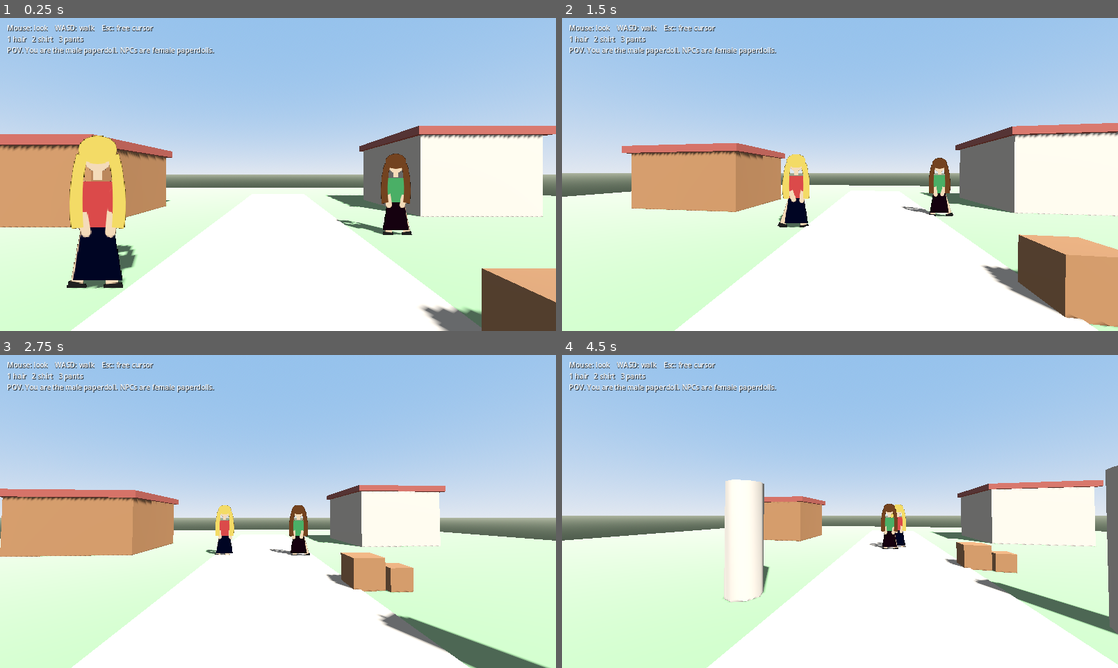
Above: before the commit, frames 1-4 (two rows, left to right).
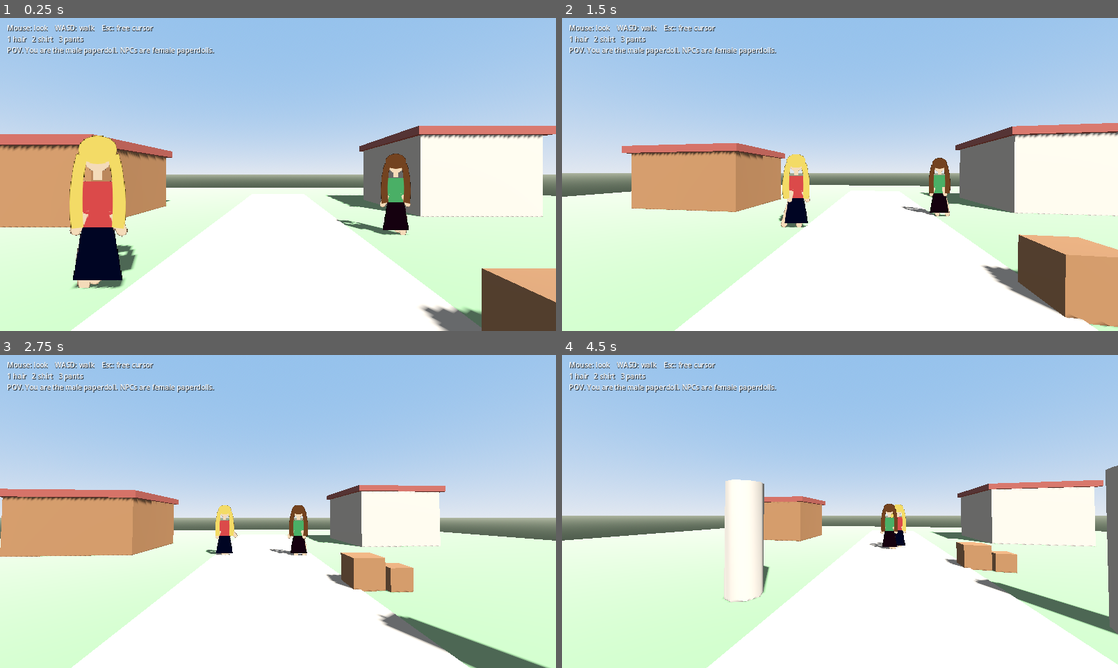
Above: after the commit, the same moments.

Repository: Fred4R/paperdoll-25d
Game: Godot game, scene res://scenes/main.tscn
Two runs of this game, one before a commit and one after it. Both use one fixed random seed, a clock stepped at 60 frames per second and the inputs below.
Inputs (mouse positions are in pixels of both pictures, inside the frame that each line leads up to):
- Up to frame 1 (0.25 s): no input
- Up to frame 2 (1.5 s): move the mouse to (867, 174) at 0.52 s; hold W (move_forward) from 0.53 s (still down); tap 1 (cycle_hair) at 0.6 s; move the mouse to (812, 174) at 1.27 s; tap 3 (cycle_pants) at 1.35 s
- Up to frame 3 (2.75 s): keep holding W (move_forward); move the mouse to (289, 505) at 2.02 s; tap 2 (cycle_shirt) at 2.1 s
- Up to frame 4 (4.5 s): keep holding W (move_forward); move the mouse to (834, 517) at 2.77 s; tap 1 (cycle_hair) at 2.85 s; move the mouse to (878, 514) at 3.52 s; tap 3 (cycle_pants) at 3.6 s; move the mouse to (795, 508) at 4.27 s; tap 2 (cycle_shirt) at 4.35 s

The runs differ from the first frame. In frame 1, 0.7% of the frame differs, in the area x 12-75%, y 56-87%; in frame 2, 0.2%; in frame 3, 0.1%; in frame 4, less than 0.1%.

Commit message:
Bend knees and elbows on the walk cycle

Diff:
--- a/scenes/paperdoll.tscn
+++ b/scenes/paperdoll.tscn
@@ -18,37 +18,79 @@
 [node name="LegL" type="Node2D" parent="."]
 position = Vector2(53, 112)
 
-[node name="Skin" type="Sprite2D" parent="LegL"]
+[node name="Thigh" type="Sprite2D" parent="LegL"]
 centered = false
 offset = Vector2(-9, 0)
 texture = ExtResource("3_leg")
+region_enabled = true
+region_rect = Rect2(0, 0, 18, 34)
 
-[node name="Cloth" type="Sprite2D" parent="LegL"]
+[node name="ThighCloth" type="Sprite2D" parent="LegL"]
 centered = false
 offset = Vector2(-11, 0)
 texture = ExtResource("4_pant")
+region_enabled = true
+region_rect = Rect2(0, 0, 22, 32)
 
-[node name="Shoe" type="Sprite2D" parent="LegL"]
+[node name="Knee" type="Node2D" parent="LegL"]
+position = Vector2(0, 34)
+
+[node name="Shin" type="Sprite2D" parent="LegL/Knee"]
 centered = false
-offset = Vector2(-11, 58)
+offset = Vector2(-9, 0)
+texture = ExtResource("3_leg")
+region_enabled = true
+region_rect = Rect2(0, 34, 18, 34)
+
+[node name="ShinCloth" type="Sprite2D" parent="LegL/Knee"]
+centered = false
+offset = Vector2(-11, 0)
+texture = ExtResource("4_pant")
+region_enabled = true
+region_rect = Rect2(0, 32, 22, 32)
+
+[node name="Shoe" type="Sprite2D" parent="LegL/Knee"]
+centered = false
+offset = Vector2(-11, 28)
 texture = ExtResource("5_shoe")
 
 [node name="LegR" type="Node2D" parent="."]
 position = Vector2(75, 112)
 
-[node name="Skin" type="Sprite2D" parent="LegR"]
+[node name="Thigh" type="Sprite2D" parent="LegR"]
 centered = false
 offset = Vector2(-9, 0)
 texture = ExtResource("3_leg")
+region_enabled = true
+region_rect = Rect2(0, 0, 18, 34)
 
-[node name="Cloth" type="Sprite2D" parent="LegR"]
+[node name="ThighCloth" type="Sprite2D" parent="LegR"]
 centered = false
 offset = Vector2(-11, 0)
 texture = ExtResource("4_pant")
+region_enabled = true
+region_rect = Rect2(0, 0, 22, 32)
 
-[node name="Shoe" type="Sprite2D" parent="LegR"]
+[node name="Knee" type="Node2D" parent="LegR"]
+position = Vector2(0, 34)
+
+[node name="Shin" type="Sprite2D" parent="LegR/Knee"]
 centered = false
-offset = Vector2(-11, 58)
+offset = Vector2(-9, 0)
+texture = ExtResource("3_leg")
+region_enabled = true
+region_rect = Rect2(0, 34, 18, 34)
+
+[node name="ShinCloth" type="Sprite2D" parent="LegR/Knee"]
+centered = false
+offset = Vector2(-11, 0)
+texture = ExtResource("4_pant")
+region_enabled = true
+region_rect = Rect2(0, 32, 22, 32)
+
+[node name="Shoe" type="Sprite2D" parent="LegR/Knee"]
+centered = false
+offset = Vector2(-11, 28)
 texture = ExtResource("5_shoe")
 
 [node name="Body" type="Sprite2D" parent="."]
@@ -67,28 +109,54 @@
 [node name="ArmL" type="Node2D" parent="."]
 position = Vector2(42, 64)
 
-[node name="Skin" type="Sprite2D" parent="ArmL"]
+[node name="Upper" type="Sprite2D" parent="ArmL"]
 centered = false
 offset = Vector2(-9, 0)
 texture = ExtResource("8_arm")
+region_enabled = true
+region_rect = Rect2(0, 0, 18, 31)
 
 [node name="Sleeve" type="Sprite2D" parent="ArmL"]
 centered = false
 offset = Vector2(-10, 0)
 texture = ExtResource("9_sleeve")
 
+[node name="Elbow" type="Node2D" parent="ArmL"]
+position = Vector2(0, 31)
+rotation = 0.52
+
+[node name="Forearm" type="Sprite2D" parent="ArmL/Elbow"]
+centered = false
+offset = Vector2(-9, 0)
+texture = ExtResource("8_arm")
+region_enabled = true
+region_rect = Rect2(0, 31, 18, 31)
+
 [node name="ArmR" type="Node2D" parent="."]
 position = Vector2(86, 64)
 
-[node name="Skin" type="Sprite2D" parent="ArmR"]
+[node name="Upper" type="Sprite2D" parent="ArmR"]
 centered = false
 offset = Vector2(-9, 0)
 texture = ExtResource("8_arm")
+region_enabled = true
+region_rect = Rect2(0, 0, 18, 31)
 
 [node name="Sleeve" type="Sprite2D" parent="ArmR"]
 centered = false
 offset = Vector2(-10, 0)
 texture = ExtResource("9_sleeve")
+
+[node name="Elbow" type="Node2D" parent="ArmR"]
+position = Vector2(0, 31)
+rotation = -0.52
+
+[node name="Forearm" type="Sprite2D" parent="ArmR/Elbow"]
+centered = false
+offset = Vector2(-9, 0)
+texture = ExtResource("8_arm")
+region_enabled = true
+region_rect = Rect2(0, 31, 18, 31)
 
 [node name="Eyes" type="Sprite2D" parent="."]
 position = Vector2(64, 96)
--- a/scripts/paperdoll.gd
+++ b/scripts/paperdoll.gd
@@ -1,13 +1,20 @@
 extends Node2D
-## Limb pivots. Gait timing from healthy-adult ranges, not a clinical model.
-## Stride 1.68–1.72 m and stance about 60% of the cycle in healthy adults.
+## Limb pivots. Stride 1.68–1.72 m and stance about 60% of the cycle in healthy adults.
 ## Arms swing opposite the same-side leg (Collins, Adamczyk & Kuo 2009).
+## Knee: small bend after heel contact, near extension in midstance, about 60° in swing.
+## Elbows stay bent, about 30–42°, instead of locking straight.
 
 const STRIDE_M := 1.7
 const STANCE := 0.6
 const LEG_FWD := 0.35
 const LEG_BACK := -0.2
 const ARM_SWING := 0.38
+const KNEE_HEEL := 0.05
+const KNEE_LOAD := 0.31
+const KNEE_MID := 0.09
+const KNEE_PRE := 0.70
+const KNEE_SWING := 1.05
+const ELBOW_REST := 0.52
 
 const HAIR_MALE := [
 	"res://assets/paperdoll/hair_short.svg",
@@ -48,6 +55,10 @@
 @onready var leg_r: Node2D = $LegR
 @onready var arm_l: Node2D = $ArmL
 @onready var arm_r: Node2D = $ArmR
+@onready var knee_l: Node2D = $LegL/Knee
+@onready var knee_r: Node2D = $LegR/Knee
+@onready var elbow_l: Node2D = $ArmL/Elbow
+@onready var elbow_r: Node2D = $ArmR/Elbow
 
 var female := false
 var hair_i := 0
@@ -82,23 +93,52 @@
 	if speed_mps > 0.2:
 		freq = speed_mps / STRIDE_M
 	_phase = fposmod(_phase + freq * delta, 1.0)
+	var blend := minf(1.0, 8.0 * delta)
 	if freq <= 0.0:
-		for pivot in [leg_l, leg_r, arm_l, arm_r]:
-			if pivot:
-				pivot.rotation = lerpf(pivot.rotation, 0.0, minf(1.0, 8.0 * delta))
+		_swing(leg_l, lerpf(leg_l.rotation, 0.0, blend))
+		_swing(leg_r, lerpf(leg_r.rotation, 0.0, blend))
+		_swing(arm_l, lerpf(arm_l.rotation, 0.0, blend))
+		_swing(arm_r, lerpf(arm_r.rotation, 0.0, blend))
+		_swing(knee_l, lerpf(knee_l.rotation, -KNEE_HEEL, blend))
+		_swing(knee_r, lerpf(knee_r.rotation, KNEE_HEEL, blend))
+		_swing(elbow_l, lerpf(elbow_l.rotation, ELBOW_REST, blend))
+		_swing(elbow_r, lerpf(elbow_r.rotation, -ELBOW_REST, blend))
 		return
-	var left := _leg_angle(_phase)
-	var right := _leg_angle(fposmod(_phase + 0.5, 1.0))
+	var left_phase := _phase
+	var right_phase := fposmod(_phase + 0.5, 1.0)
+	var left := _leg_angle(left_phase)
+	var right := _leg_angle(right_phase)
 	_swing(leg_l, left)
 	_swing(leg_r, right)
 	_swing(arm_l, -left * (ARM_SWING / LEG_FWD))
 	_swing(arm_r, -right * (ARM_SWING / LEG_FWD))
+	_swing(knee_l, -_knee_flex(left_phase))
+	_swing(knee_r, _knee_flex(right_phase))
+	_swing(elbow_l, _elbow_flex(right_phase))
+	_swing(elbow_r, -_elbow_flex(left_phase))
 
 func _leg_angle(phase: float) -> float:
 	if phase < STANCE:
 		return lerpf(LEG_FWD, LEG_BACK, phase / STANCE)
 	return lerpf(LEG_BACK, LEG_FWD, (phase - STANCE) / (1.0 - STANCE))
 
+func _knee_flex(phase: float) -> float:
+	if phase < 0.12:
+		return lerpf(KNEE_HEEL, KNEE_LOAD, phase / 0.12)
+	if phase < 0.40:
+		return lerpf(KNEE_LOAD, KNEE_MID, (phase - 0.12) / 0.28)
+	if phase < STANCE:
+		return lerpf(KNEE_MID, KNEE_PRE, (phase - 0.40) / (STANCE - 0.40))
+	if phase < 0.78:
+		return lerpf(KNEE_PRE, KNEE_SWING, (phase - STANCE) / (0.78 - STANCE))
+	return lerpf(KNEE_SWING, KNEE_HEEL, (phase - 0.78) / 0.22)
+
+func _elbow_flex(phase: float) -> float:
+	var lift := 0.0
+	if phase >= STANCE:
+		lift = sin((phase - STANCE) / (1.0 - STANCE) * PI)
+	return ELBOW_REST + 0.22 * lift
+
 func _swing(pivot: Node2D, angle: float) -> void:
 	if pivot:
 		pivot.rotation = angle
@@ -110,8 +150,9 @@
 	return LOWER_FEMALE if female else LOWER_MALE
 
 func _apply() -> void:
-	var arm_tex := load(ARM_FEMALE if female else ARM_MALE)
-	var leg_tex := load(LEG_FEMALE if female else LEG_MALE)
+	var arm_tex: Texture2D = load(ARM_FEMALE if female else ARM_MALE)
+	var leg_tex: Texture2D = load(LEG_FEMALE if female else LEG_MALE)
+	var pant_tex: Texture2D = load("res://assets/paperdoll/pant_leg.svg")
 	if body:
 		body.texture = load(BODY_FEMALE if female else BODY_MALE)
 	if hair:
@@ -124,12 +165,42 @@
 	for pivot in [leg_l, leg_r]:
 		if pivot == null:
 			continue
-		pivot.get_node("Skin").texture = leg_tex
-		var cloth: Sprite2D = pivot.get_node("Cloth")
-		cloth.visible = not female
-		cloth.modulate = _lowers()[pants_i]
+		var thigh: Sprite2D = pivot.get_node("Thigh")
+		var shin: Sprite2D = pivot.get_node("Knee/Shin")
+		thigh.texture = leg_tex
+		shin.texture = leg_tex
+		var mid := _half(thigh, true)
+		_half(shin, false)
+		pivot.get_node("Knee").position = Vector2(0, mid)
+		var shoe: Sprite2D = pivot.get_node("Knee/Shoe")
+		shoe.position = Vector2(0, shin.region_rect.size.y)
+		var show_pants := not female
+		for cloth_path in ["ThighCloth", "Knee/ShinCloth"]:
+			var cloth: Sprite2D = pivot.get_node(cloth_path)
+			cloth.texture = pant_tex
+			cloth.visible = show_pants
+			cloth.modulate = _lowers()[pants_i]
+			_half(cloth, cloth_path == "ThighCloth")
 	for pivot in [arm_l, arm_r]:
 		if pivot == null:
 			continue
-		pivot.get_node("Skin").texture = arm_tex
+		var upper: Sprite2D = pivot.get_node("Upper")
+		var forearm: Sprite2D = pivot.get_node("Elbow/Forearm")
+		upper.texture = arm_tex
+		forearm.texture = arm_tex
+		var mid := _half(upper, true)
+		_half(forearm, false)
+		pivot.get_node("Elbow").position = Vector2(0, mid)
 		pivot.get_node("Sleeve").modulate = SHIRT_COLORS[shirt_i]
+
+func _half(sprite: Sprite2D, top: bool) -> float:
+	var size := sprite.texture.get_size()
+	var mid := size.y * 0.5
+	sprite.centered = false
+	sprite.region_enabled = true
+	if top:
+		sprite.region_rect = Rect2(0, 0, size.x, mid)
+	else:
+		sprite.region_rect = Rect2(0, mid, size.x, size.y - mid)
+	sprite.offset = Vector2(-size.x * 0.5, 0)
+	return mid
